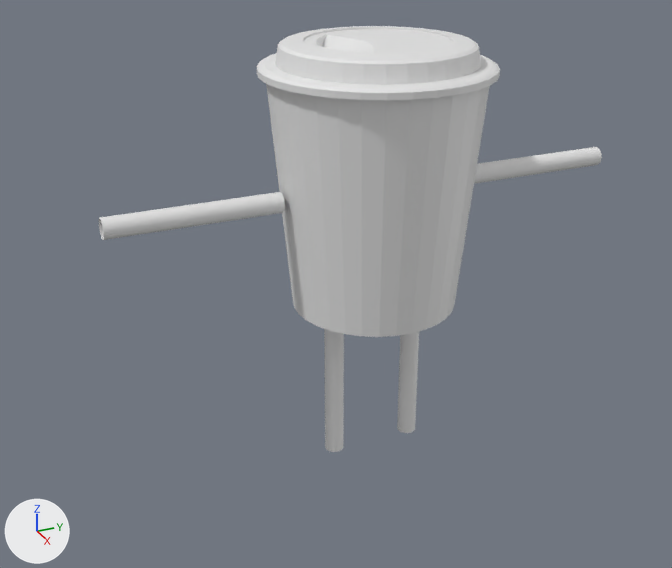
The Blender file resources/mug.blend, before and after one commit.
The view is the same before and after, from a 50 mm lens placed at (6.95, -3.5, 2.63), pointed at (-0.17, -0.3, -0.93). The lights are fixed; the arrows at lower left show +X, +Y and +Z.

Objects in the first picture: 'Left_Arm', 'Left_Leg', 'Mug', 'Mug Cover'.
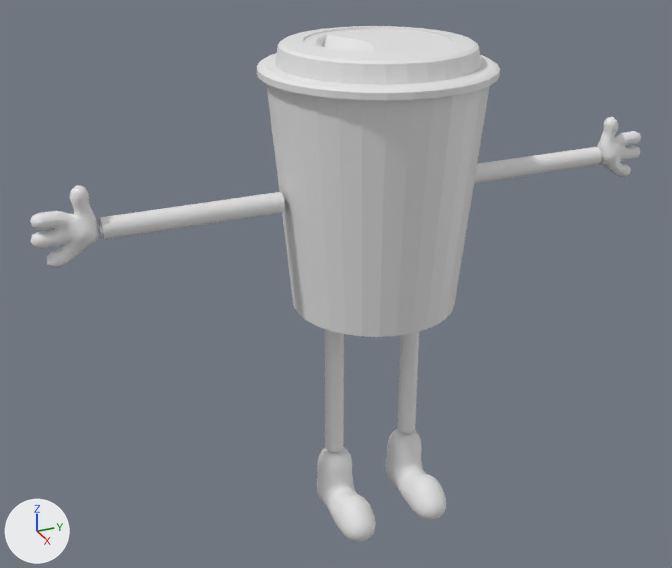
Commit message: Convert metaballs to meshes

Boxes (x1, y1, x2, y2) around the edits, measured in the pictures (672 x 568 px):
'Left_Boot', added
    after: (316, 428, 446, 542)
'Left_Glove', added
    after: (30, 117, 641, 268)

Edits to the bpy script that builds the scene:
```text
Add me_mesh_001:
    me_mesh_001.from_pydata(...)  # 552 vertices, 651 faces; spans x -1.12..1.12, y -1.12..4.07, z -2.6..3.71
    me_mesh_001.polygons.foreach_set('use_smooth', [True] * 651)
Add me_mesh:
    me_mesh.from_pydata(...)  # 846 vertices, 996 faces; spans x -5.31..2.19, y -1.54..1.54, z -2.33..3.52
    me_mesh.polygons.foreach_set('use_smooth', [True] * 996)
Add ob_left_glove:
    ob_left_glove = bpy.data.objects.new('Left_Glove', me_mesh_001)
    ob_left_glove.location = (0.0, 2.515, 0.0)
    ob_left_glove.scale = (0.0993, 0.0993, 0.0993)
    _m = ob_left_glove.modifiers.new('Mirror', 'MIRROR')
    _m.use_axis = (False, False, True)
    _m.mirror_object = ob_mirror_plane_x
Add ob_left_boot:
    ob_left_boot = bpy.data.objects.new('Left_Boot', me_mesh)
    ob_left_boot.location = (0.445, 0.387, -3.023)
    ob_left_boot.scale = (0.119, 0.119, 0.119)
    _m = ob_left_boot.modifiers.new('Mirror', 'MIRROR')
    _m.use_axis = (False, False, True)
    _m.mirror_object = ob_mirror_plane_x
```
